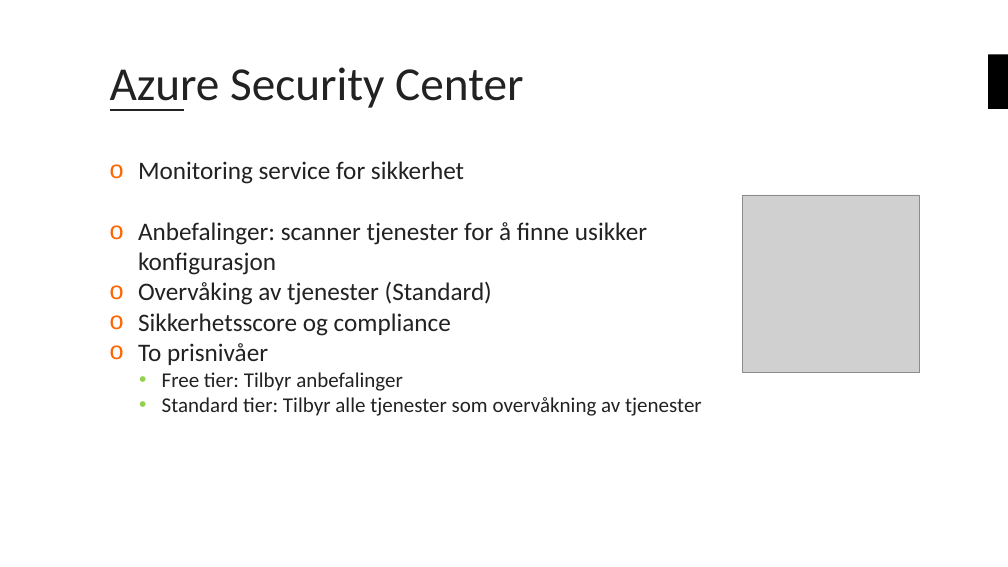
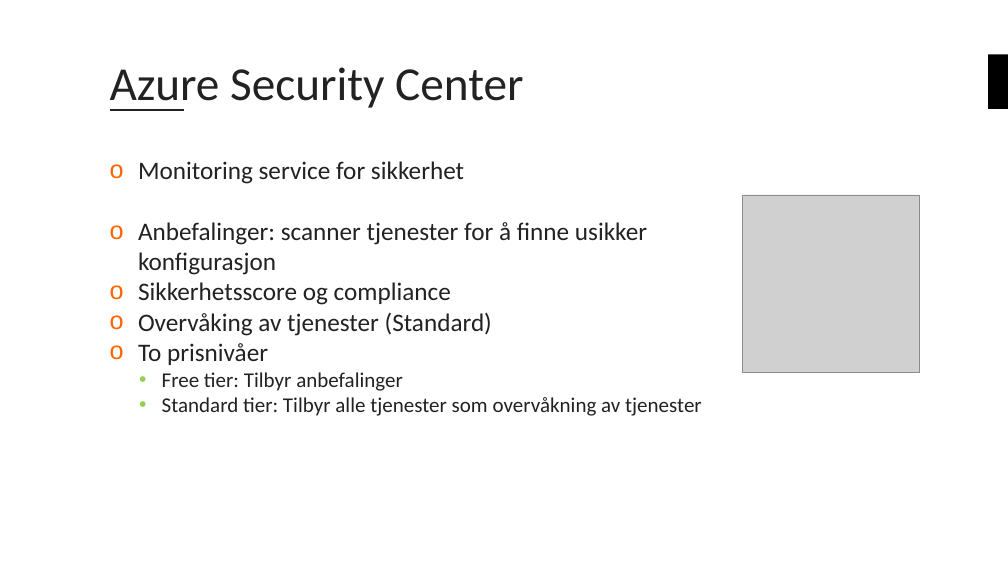
Before and after one commit to bouvet/azure-workshops, a slide deck: slide 10 of Workshop_3/Presentasjon/Azureskolen-Workshop#3.pptx (slide 8 before the commit). Drawn at 1008x567 pixels with LibreOffice and Linux fonts; fonts in the diff are those of the drawing; grey boxes stand for pictures; background and template pictures are left out. Boxes give left, top, right and bottom in pixels: in the first picture for what was removed or moved away, otherwise in the second. Text is boxed around its words. In the diff, an @@ line names an element or a change of style, - is before the commit and + after.

```diff
--- a/Workshop_3/Presentasjon/Azureskolen-Workshop#3.pptx
+++ b/Workshop_3/Presentasjon/Azureskolen-Workshop#3.pptx
@@ text at (x1=138, y1=282, x2=451, y2=305): paragraph added @@
+o Sikkerhetsscore og compliance
@@ text at (x1=138, y1=313, x2=451, y2=336): paragraph removed @@
-o Sikkerhetsscore og compliance
```
Also in this commit, not shown: 7 other slides changed, 7 slides added, 3 other files.
